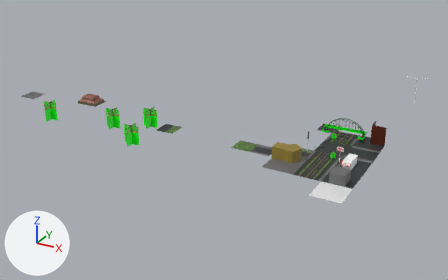
What one commit did to the Blender file data/maps/mars/mcity/import/blend/marscity_old.blend.
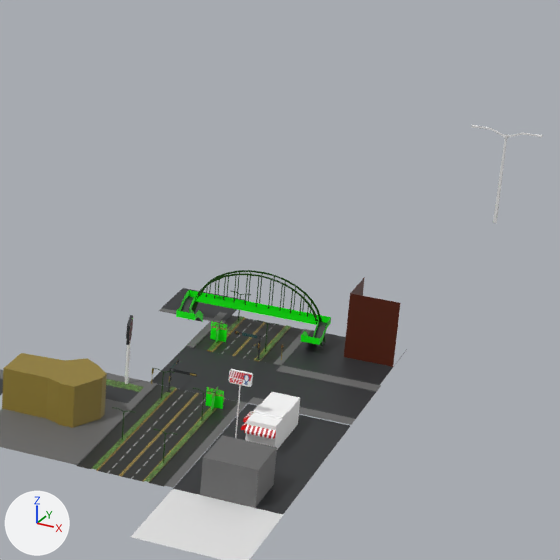
Each version appears first whole from a 50 mm camera at (27.0, -74.7, 39.2) aimed at (-21.1, 12.9, -4.6), and next in a close-up on the part from 60% to 97% of the width and 14% to 72% of the height. Arrows for +X, +Y and +Z are at lower left; the lights stay in place.

Objects in the first close-up: '01_floor', '02_main', '03_prekfc', '04_inters', '05_bridge', '06_septm', '07_multi', '08_kfcn', '09_blockbu', '0A_carls_n', '0B_carls_s', '11_sep_r'.
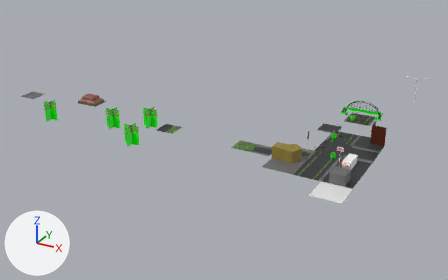
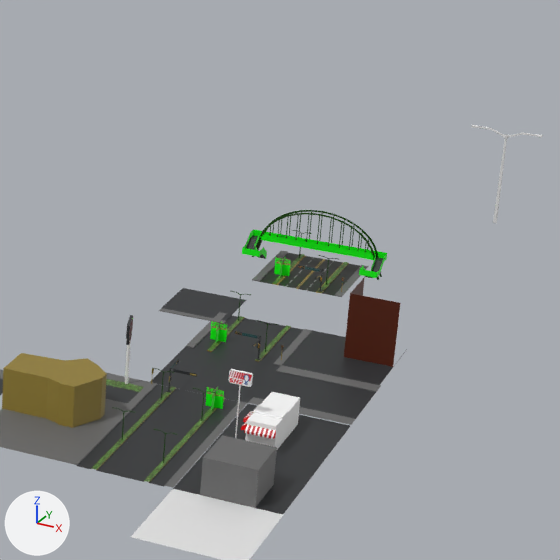
Where the newer file only moved an object's origin or applied its transform, the numbers keep the older frame.

The change, as a diff of the scene's bpy script:
```diff
--- a/data/maps/mars/mcity/import/blend/marscity_old.blend.py
+++ b/data/maps/mars/mcity/import/blend/marscity_old.blend.py
@@ mat_marsindx_21 @@
 mat_marsindx_21 = principled_material('MARSINDX_21')
-mat_marsindx_21.base_color = (0.00929, 0.0668, 0.0)  # dark green #184900
+mat_marsindx_21.base_color = (0.0276, 0.03, 0.0331)  # black #2e3033
@@ mat_marsindx_63 @@
+mat_marsindx_63 = principled_material('MARSINDX_63')
+mat_marsindx_63.base_color = (0.00929, 0.0668, 0.0)  # dark green #184900
@@ me_plane_010 @@
 me_plane_010.from_pydata(...)  # 769 vertices, 492 faces; spans x -1.12..1.12, y -1.12..1.41, z 0.0..0.72
 # used by ob_03_prekfc; location = (0.0, 4.48, 0.0); scale = (2.0, 2.0, 2.0)
+# me_plane_010 part 1: all 24 faces centred in x -0.78..0.77, y -0.93..0.93, z 0.0 switch from mat_marscity (picture img_marscity_tga) to mat_marsindx_21 (black #2e3033)
 me_plane_010.materials.append(mat_marsindx_247)
-me_plane_010.materials.append(mat_marsindx_17)  # black #2e3033
 me_plane_010.materials.append(mat_marsindx_7)
+me_plane_010.materials.append(mat_marsindx_63)  # dark green #184900
@@ me_plane_013 @@
 # used by ob_05_bridge; location = (0.0, 13.1, 0.04); scale = (10.0, 10.0, 8.4)
-me_plane_013.from_pydata(...)  # 1202 vertices, 721 faces; spans x -0.341..0.336, y -0.284..0.258, z -0.005..0.34
-me_plane_013.materials.append(mat_marsnull_001)  # white #e7e7e7
+me_plane_013.from_pydata(...)  # 845 vertices, 553 faces; spans x -0.222..0.226, y -0.284..0.258, z -0.005..0.169
+# me_plane_013 part 2: 35 loose pieces with 357 vertices, spanning x -0.341..0.336, y -0.009..0.148, z 0.0..0.34, are deleted
+# me_plane_013 part 3: 24 faces spanning x -0.185..0.188, y -0.19..0.258, z -0.005 switch from mat_marscity (picture img_marscity_tga) to mat_marsindx_21 (black #2e3033)
 me_plane_013.materials.append(mat_marsindx_247)
-me_plane_013.materials.append(mat_marsindx_17)  # black #2e3033
 me_plane_013.materials.append(mat_marsindx_7)
+me_plane_013.materials.append(mat_marsindx_63)  # dark green #184900
@@ me_plane_009 @@
 # used by ob_02_main; location = (0.0, -0.58, 0.0); scale = (2.0, 2.0, 2.0)
-me_plane_009.from_pydata(...)  # 281 vertices, 202 faces; spans x -1.12..1.12, y -0.83..1.41, z 0.0..0.72
+me_plane_009.from_pydata(...)  # 305 vertices, 226 faces; spans x -1.12..1.12, y -0.83..1.41, z 0.0..0.72
+# me_plane_009 part 4: 24 faces spanning x -0.94..0.93, y -0.83..1.41, z 0.0 switch from mat_marscity (picture img_marscity_tga) to mat_marsindx_21 (black #2e3033)
 me_plane_009.materials.append(mat_marsindx_247)
 me_plane_009.materials.append(mat_marsindx_7)
+me_plane_009.materials.append(mat_marsindx_63)  # dark green #184900
@@ me_plane_002 @@
+me_plane_002.from_pydata(...)  # 1202 vertices, 721 faces; spans x -0.341..0.336, y -0.284..0.258, z -0.005..0.34
+# faces by material slot: [1, 101, 69, 268, 26, 256]
+me_plane_002.materials.append(mat_marsnull_001)  # white #e7e7e7
+me_plane_002.materials.append(mat_marscity)  # picture img_marscity_tga
+me_plane_002.materials.append(mat_marsindx_247)  # yellow #948035
+me_plane_002.materials.append(mat_marsindx_21)  # black #2e3033
+me_plane_002.materials.append(mat_marsindx_7)  # dark grey #696969
+me_plane_002.materials.append(mat_marsindx_63)  # dark green #184900
@@ ob_05_bridge_001 @@
+ob_05_bridge_001 = bpy.data.objects.new('05_bridge.001', me_plane_002)
+ob_05_bridge_001.location = (0.0, 22.24, 0.04)
+ob_05_bridge_001.scale = (10.0, 10.0, 8.4)
```

Boxes (x1, y1, x2, y2) around the edits, measured in the close-ups (560 x 560 px):
'05_bridge', recoloured, reshaped (19% narrower, 22% shorter): before (176, 270, 331, 366); after (186, 291, 312, 366)
'05_bridge.001', added: after (242, 210, 387, 297)
'02_main', recoloured: (94, 426, 188, 482) in both
'03_prekfc', recoloured: (135, 387, 214, 438) in both
part 1 of me_plane_010, recoloured: (119, 384, 238, 442) in both
part 2 of me_plane_013, deleted (green): before (176, 270, 331, 346)
part 3 of me_plane_013, recoloured: (194, 316, 304, 363) in both
part 4 of me_plane_009, recoloured: (96, 428, 182, 482) in both
